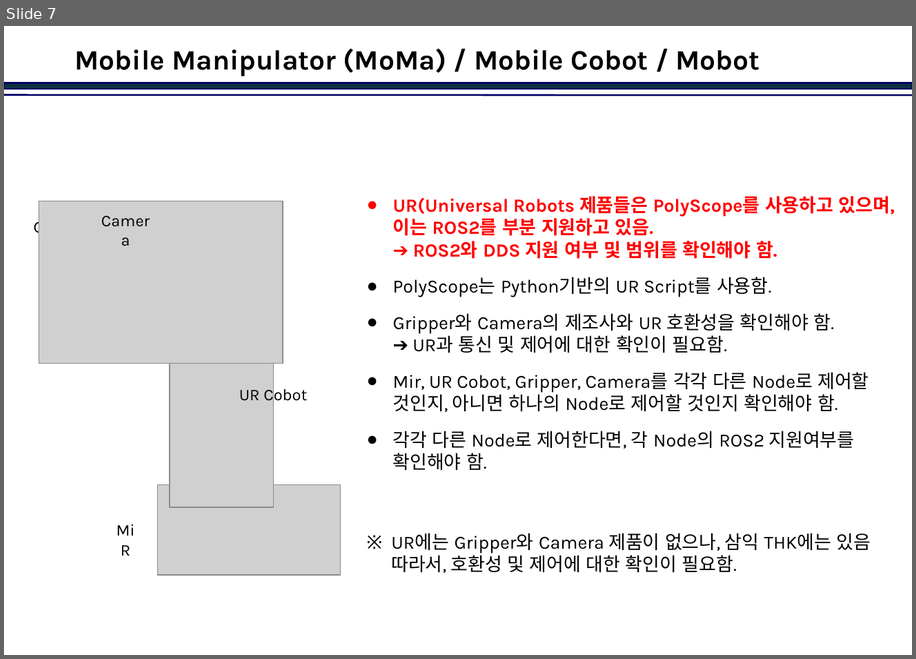
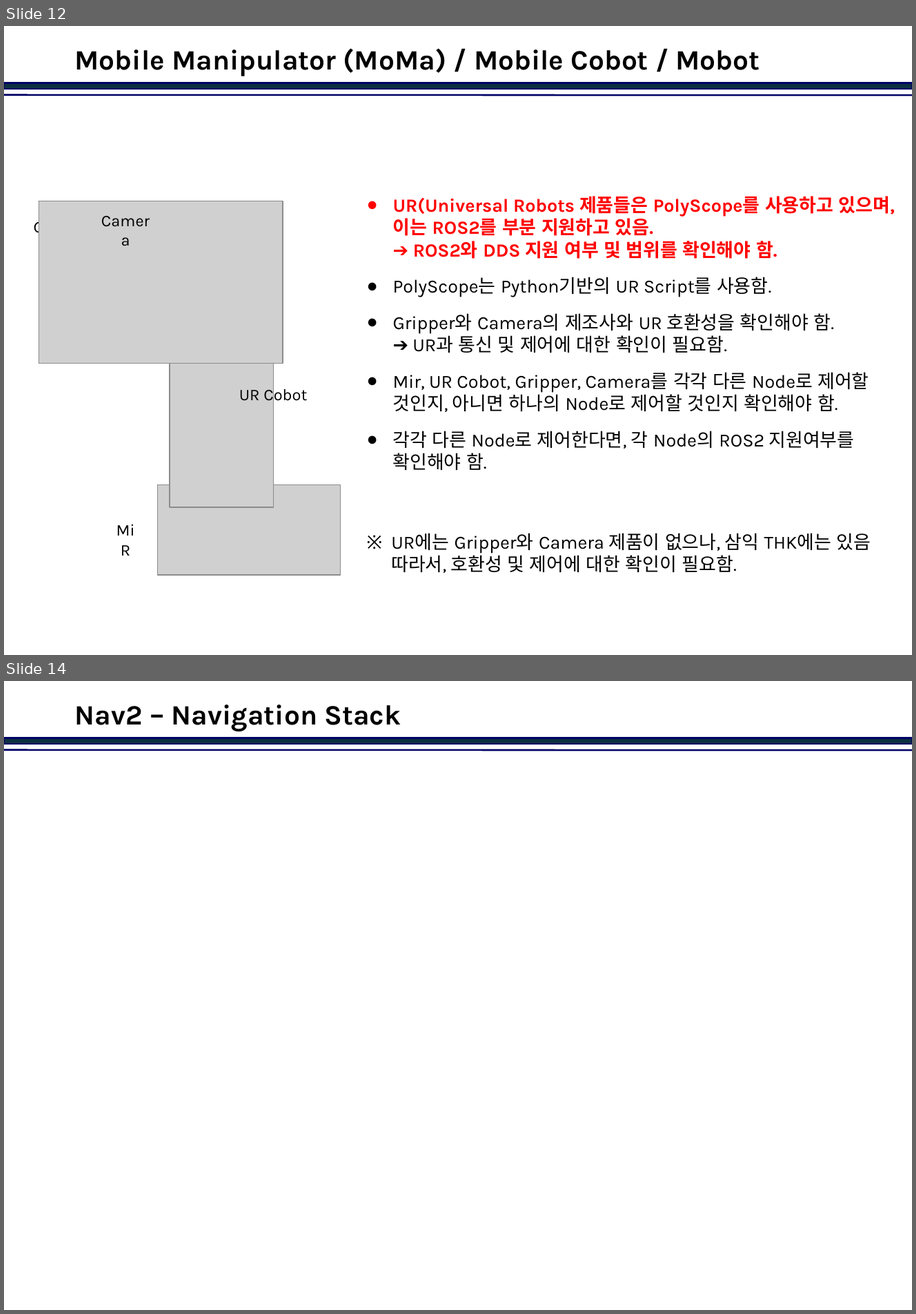
Before and after one commit to jinkabpark/SamickThk_Analysis, a slide deck: 허종원/DDS&Nodes.pptx. Shown one above the other, each under a label of ours: slide 7 before the commit, slides 12 and 14 after it; the slides between them are not shown. The pictures are 916x659 and 916x1314 pixels, drawn with LibreOffice and Linux fonts; fonts in the diff are those of the drawing; grey boxes stand for pictures; background and template pictures are left out. Boxes give left, top, right and bottom in pixels: in the first picture for what was removed or moved away, otherwise in the second. Text is boxed around its words. In the diff, an @@ line names an element or a change of style, - is before the commit and + after.

```diff
--- a/허종원/DDS&Nodes.pptx
+++ b/허종원/DDS&Nodes.pptx
@@ slide 14 added at (4,681,912,1310), background #FFFFFF; not listed: 2 template elements that a slide beside it also shows @@
@@ title added at (75,704,401,731), 24 pt, text #000000, bold @@
+Nav2 – Navigation Stack
@@ what was slide 7 is now slide 12 @@
```
Also in this commit, not shown: 1 slide changed, 6 other slides added.
